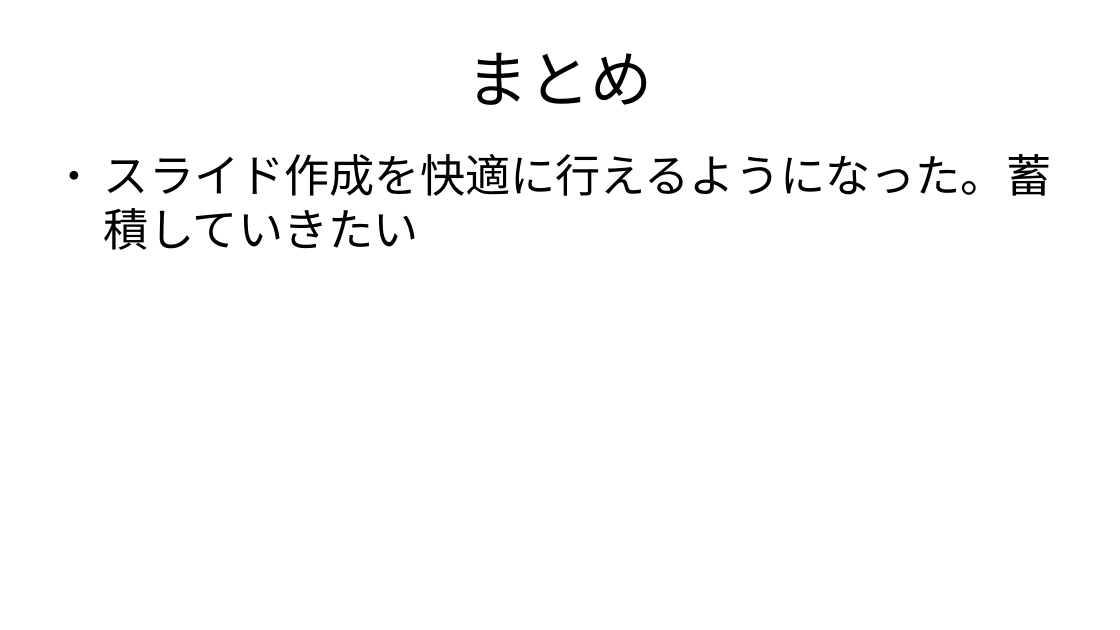
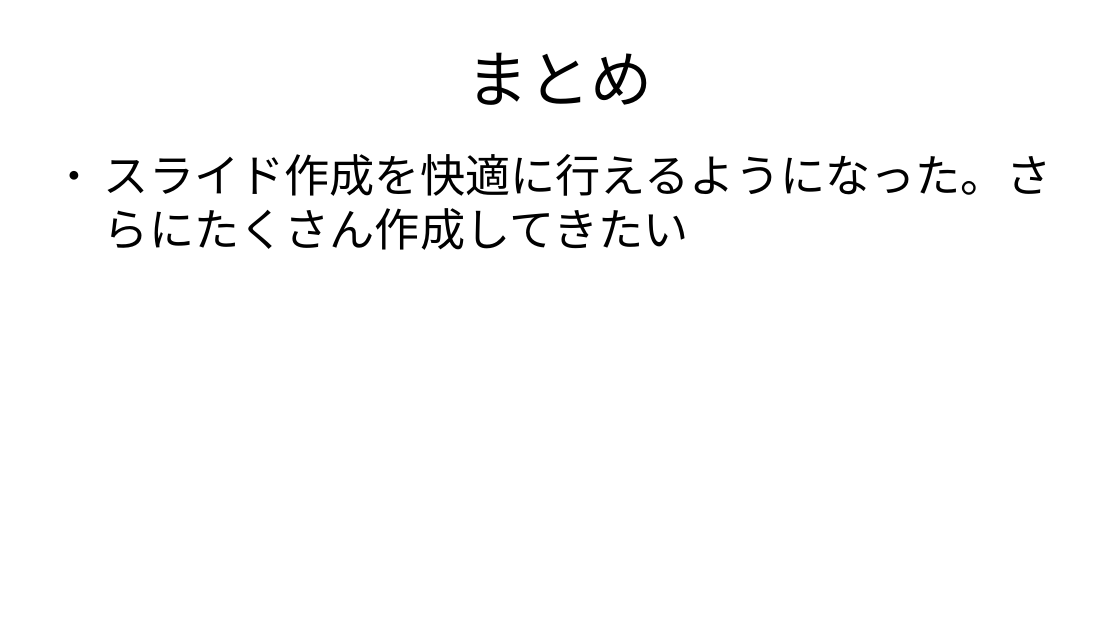
Before and after one commit to kijimaD/roam-ui, a slide deck: slide 11 of pages/pdfs/20250201_slide.odp. Drawn at 1120x630 pixels with LibreOffice and Linux fonts; fonts in the diff are those of the drawing. Boxes give left, top, right and bottom in pixels: in the first picture for what was removed or moved away, otherwise in the second. Text is boxed around its words. In the diff, an @@ line names an element or a change of style, - is before the commit and + after.

```diff
--- a/pages/pdfs/20250201_slide.odp
+++ b/pages/pdfs/20250201_slide.odp
@@ text at (x1=104, y1=154, x2=1051, y2=250): text changed @@
-● スライド作成を快適に行えるようになった。蓄積していきたい
+● スライド作成を快適に行えるようになった。さらにたくさん作成してきたい
```
Also in this commit, not shown: 1 other slide changed, 10 other files.
